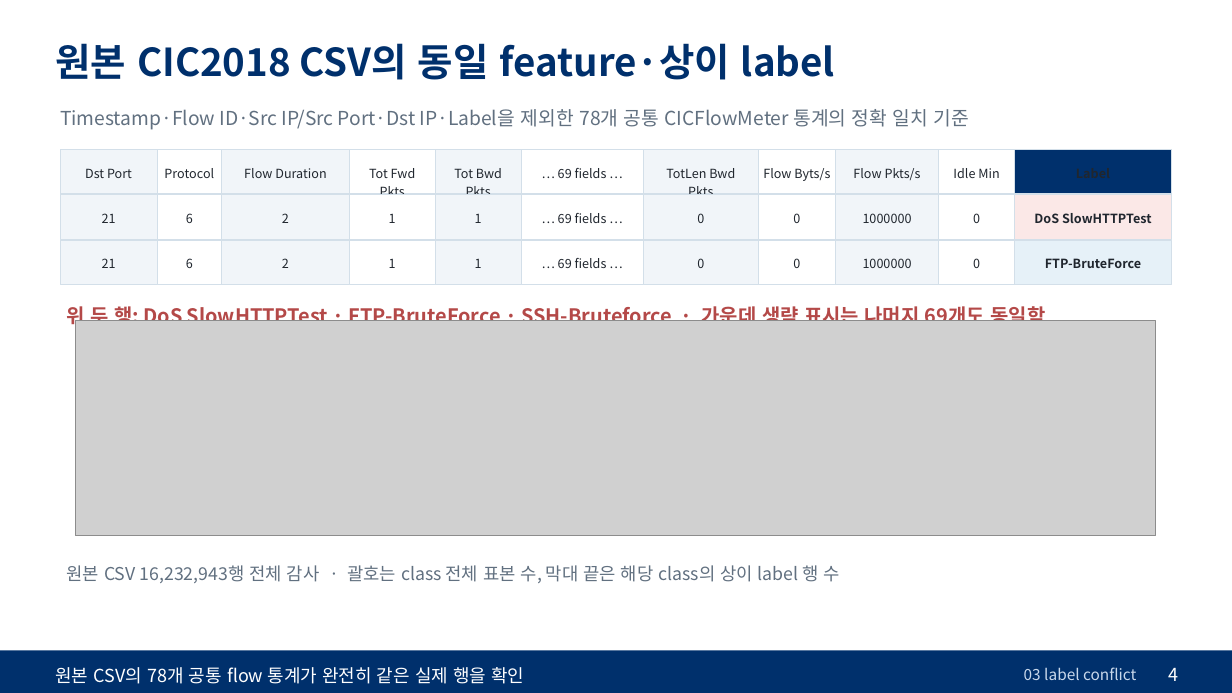
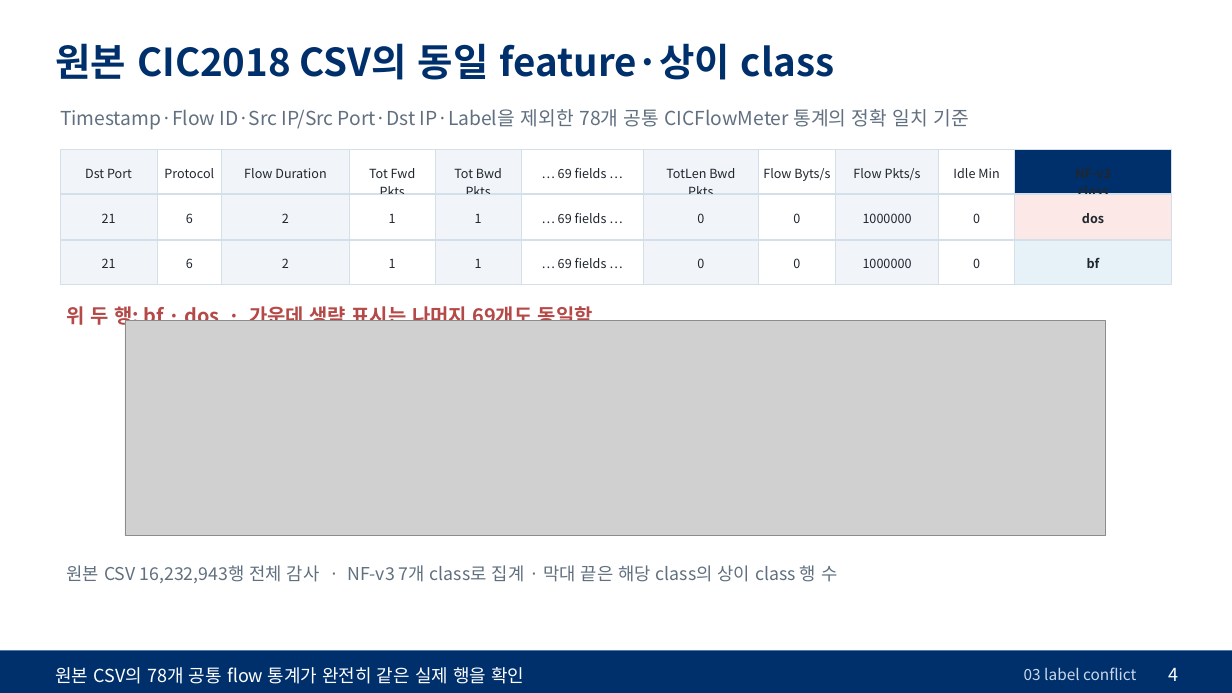
Before and after one commit to westpark9/imbal_cic, a slide deck: slide 4 of docs/slides/kor/20261029_PCAP_연구방향.pptx. Drawn at 1232x693 pixels with LibreOffice and Linux fonts; fonts in the diff are those of the drawing; grey boxes stand for pictures. Boxes give left, top, right and bottom in pixels: in the first picture for what was removed or moved away, otherwise in the second. Text is boxed around its words. In the diff, an @@ line names an element or a change of style, - is before the commit and + after.

Commit message:
Use NF-v3 families in CIC2018 conflict slide

```diff
--- a/docs/slides/kor/20261029_PCAP_연구방향.pptx
+++ b/docs/slides/kor/20261029_PCAP_연구방향.pptx
@@ text at (55,43,834,80): text changed @@
-원본 CIC2018 CSV의 동일 feature·상이 label
+원본 CIC2018 CSV의 동일 feature·상이 class
@@ text added at (1078,186,1109,200), 9.8 pt, text #20262E, bold @@
+NF-v3
+class
@@ text at (1082,213,1104,223): text changed @@
-DoS SlowHTTPTest
+dos
@@ text at (1087,258,1100,268): text changed @@
-FTP-BruteForce
+bf
@@ text at (66,302,593,329): text changed @@
-위 두 행: DoS SlowHTTPTest · FTP-BruteForce · SSH-Bruteforce · 가운데 생략 표시는 나머지 69개도 동일함
+위 두 행: bf · dos · 가운데 생략 표시는 나머지 69개도 동일함
@@ picture: place and size @@
-picture at (75,321,1155,536)
+picture at (125,321,1105,536)
@@ text at (67,565,837,583): text changed @@
-원본 CSV 16,232,943행 전체 감사 · 괄호는 class 전체 표본 수, 막대 끝은 해당 class의 상이 label 행 수
+원본 CSV 16,232,943행 전체 감사 · NF-v3 7개 class로 집계 · 막대 끝은 해당 class의 상이 class 행 수
```
Also in this commit, not shown: 12 other files.
